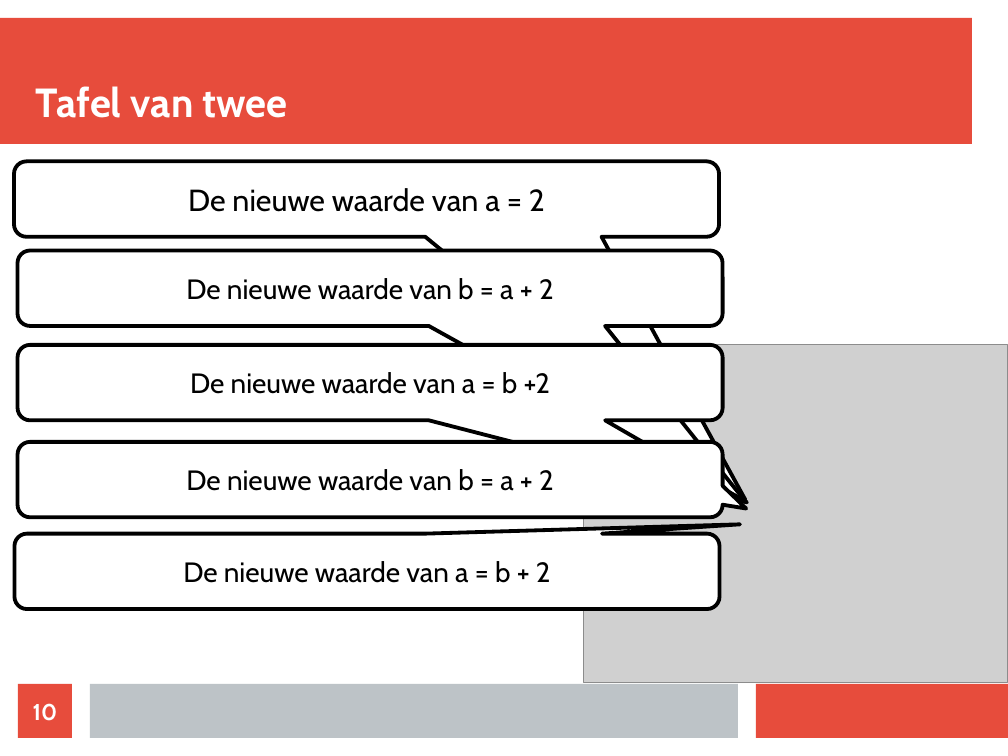
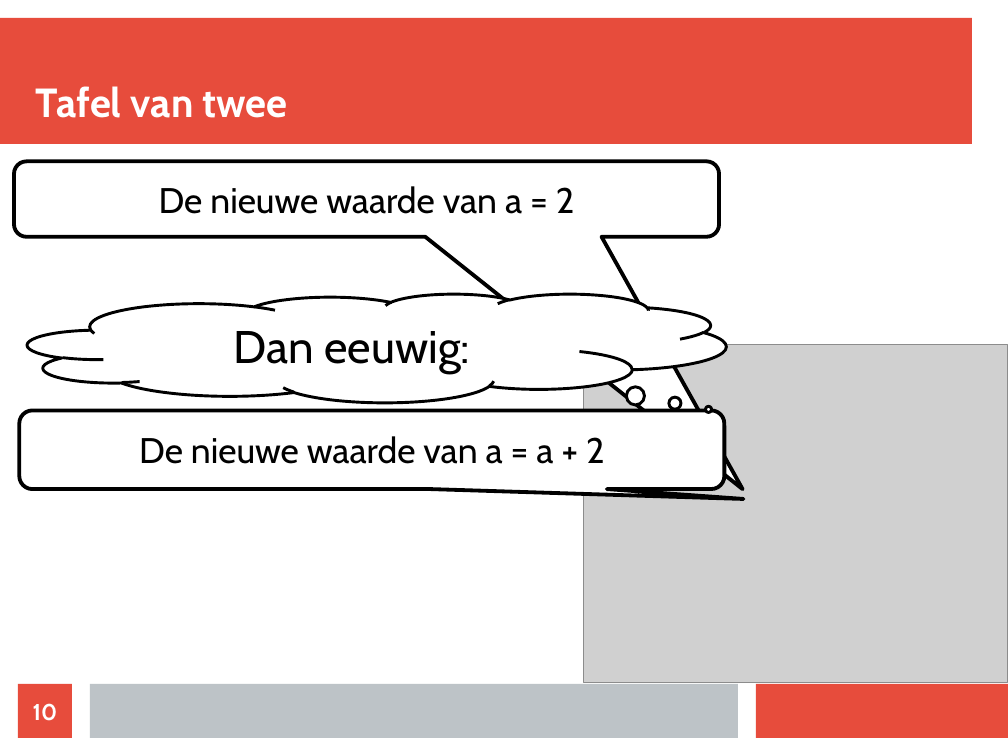
Before and after one commit to djog/dojo, a slide deck: slide 10 of LessenAlgemeen/Variabelen/Variabelen.odp. Drawn at 1008x756 pixels with LibreOffice and Linux fonts; fonts in the diff are those of the drawing; grey boxes stand for pictures. Boxes give left, top, right and bottom in pixels: in the first picture for what was removed or moved away, otherwise in the second. Text is boxed around its words. In the diff, an @@ line names an element or a change of style, - is before the commit and + after.

```diff
--- a/LessenAlgemeen/Variabelen/Variabelen.odp
+++ b/LessenAlgemeen/Variabelen/Variabelen.odp
@@ rounded speech box "De nieuwe waarde van a ..." at bbox=[14, 161, 719, 237]: size 24 to 28 pt; proportions changed @@
@@ thought cloud added at bbox=[27, 294, 726, 402], fill #FFFFFF, outline #000000 2.3 pt, 36 pt, text #000000 @@
+Dan eeuwig:
@@ rounded speech box removed at bbox=[17, 345, 723, 421] @@
-De nieuwe waarde van a = b +2
@@ rounded speech box "De nieuwe waarde van a ...": place and size @@
-rounded speech box "De nieuwe waarde van a ..." at bbox=[17, 251, 723, 327]
+rounded speech box "De nieuwe waarde van a ..." at bbox=[19, 411, 724, 489]
@@ rounded speech box "De nieuwe waarde van a ..." at bbox=[19, 411, 724, 489]: proportions changed @@
@@ rounded speech box removed at bbox=[17, 442, 723, 518] @@
-De nieuwe waarde van b = a + 2
@@ text in rounded speech box at bbox=[139, 436, 605, 464]: text changed; size 22 to 28 pt @@
-De nieuwe waarde van b = a + 2
+De nieuwe waarde van a = a + 2
@@ rounded speech box removed at bbox=[15, 534, 720, 610] @@
-De nieuwe waarde van a = b + 2
```
Also in this commit, not shown: 3 other slides changed, 3 other files.
